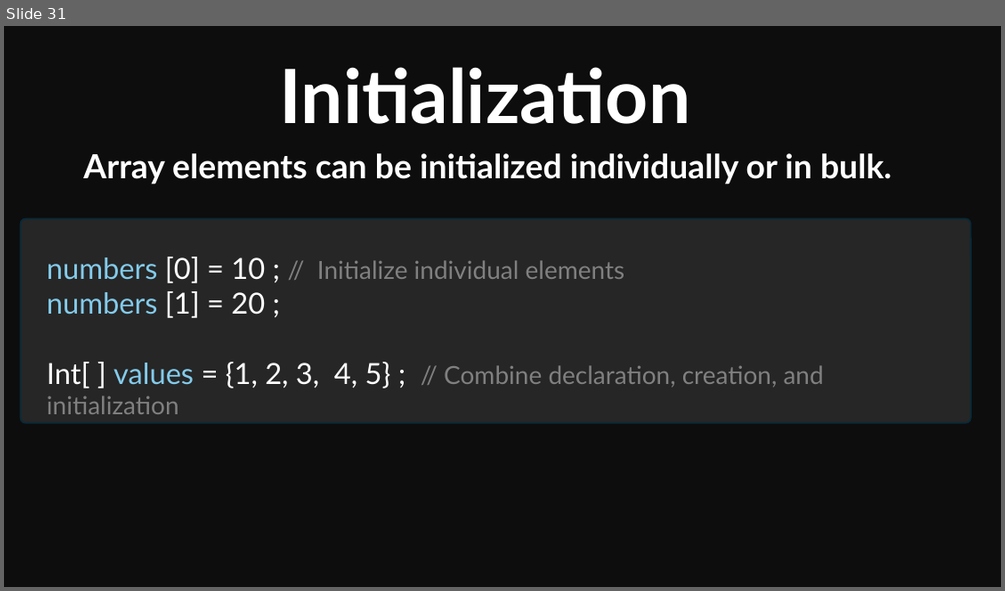
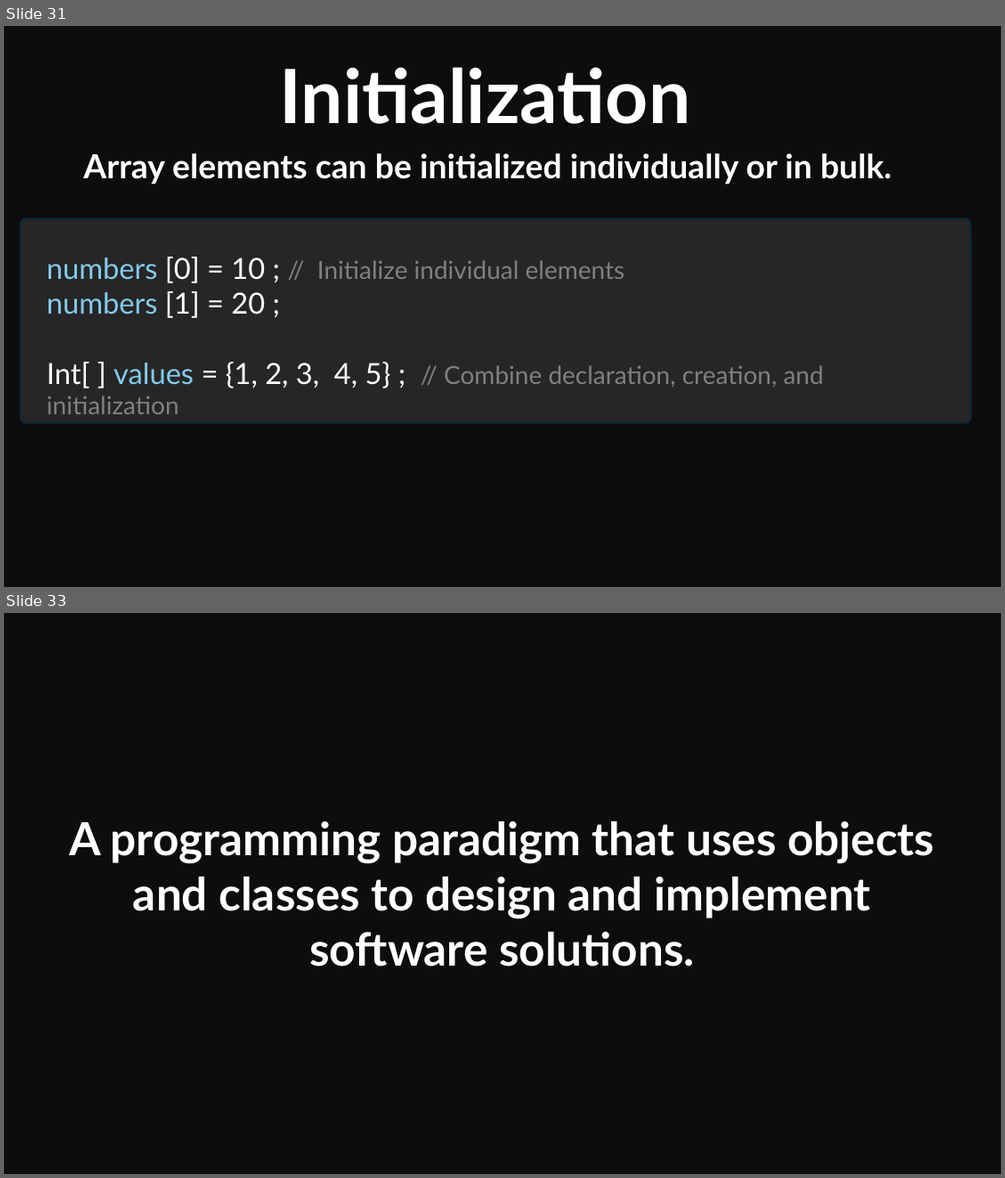
Before and after one commit to Mohitscodiclab/Java_Full_Course, a slide deck: JAVA.pptx. Shown one above the other, each under a label of ours: slide 31 before the commit, slides 31 and 33 after it; the slides between them are not shown. The pictures are 1005x591 and 1005x1178 pixels, drawn with LibreOffice and Linux fonts; fonts in the diff are those of the drawing. Boxes give left, top, right and bottom in pixels: in the first picture for what was removed or moved away, otherwise in the second. Text is boxed around its words. In the diff, an @@ line names an element or a change of style, - is before the commit and + after.

```diff
--- a/JAVA.pptx
+++ b/JAVA.pptx
@@ slide 33 added at [4, 613, 1001, 1174], background #0D0D0D @@
@@ text added at [69, 821, 934, 966], 44 pt, text #FFFFFF, bold @@
+A programming paradigm that uses objects and classes to design and implement software solutions.
```
Also in this commit, not shown: 17 other slides added, 34 other files.
